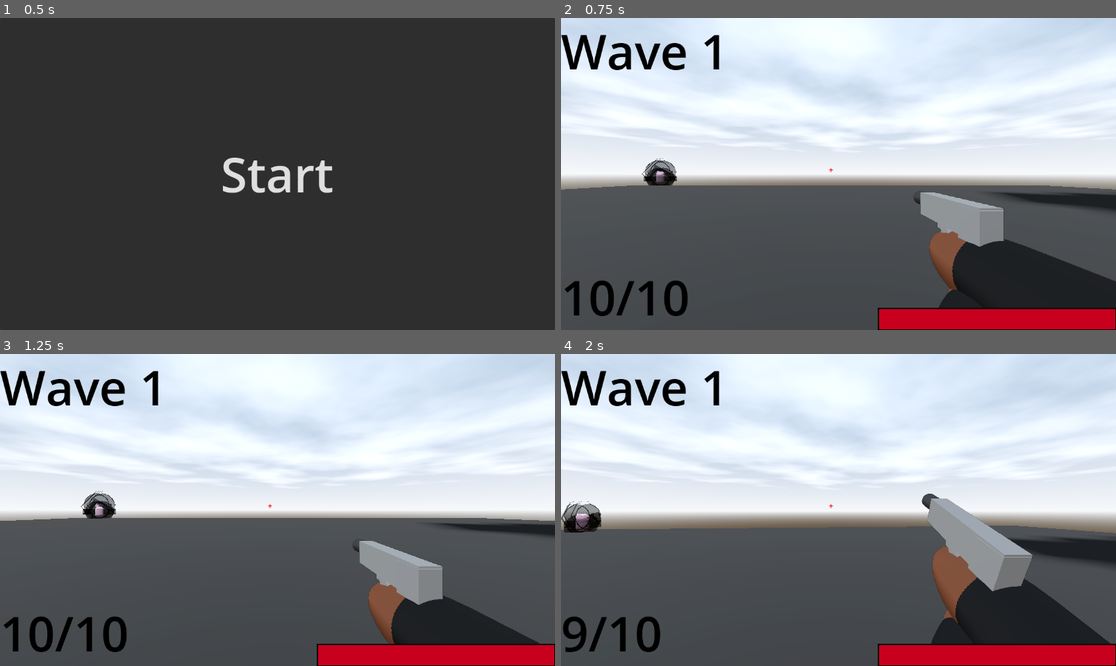
Above: before the commit, frames 1-4 (two rows, left to right).
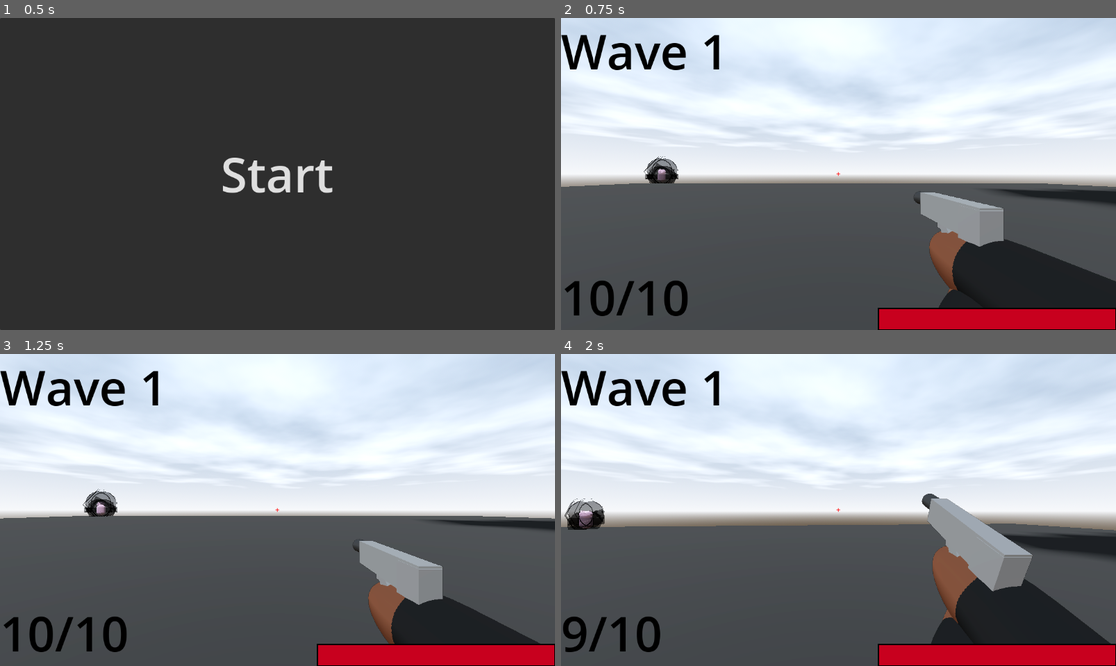
Above: after the commit, the same moments.

Repository: DylanFrenzy/The-Trials-and-Tribulations-of-Tim-Cheese
Game: Godot game, scene res://scenes/hud/start_screen.tscn
Two runs of this game, one before a commit and one after it. Both use one fixed random seed, a clock stepped at 60 frames per second and the inputs below.
Inputs (mouse positions are in pixels of both pictures, inside the frame that each line leads up to):
- Up to frame 1 (0.5 s): no input
- Up to frame 2 (0.75 s): click "Start" at 0.5 s
- Up to frame 3 (1.25 s): no input
- Up to frame 4 (2 s): move the mouse to (866, 510) at 1.27 s; press the mouse at (866, 510) at 1.28 s; hold W (move_forward) from 1.28 s (still down); tap Space (jump) at 1.52 s

Frame 1 is identical in both runs. In frame 2, 1.5% of the frame differs, in the area x 0-100%, y 44-63%; in frame 3, 1.5%; in frame 4, 1.6%, in the area x 0-100%, y 46-68%.

Commit message:
fixed misaligned crosshair

Diff:
--- a/3d-project/scenes/gun_cam.tscn
+++ b/3d-project/scenes/gun_cam.tscn
@@ -678,6 +678,10 @@
 transform = Transform3D(-3.61999e-06, 0, -1, 0, 1, 0, 1, 0, -3.61999e-06, 0, 0, 0)
 script = ExtResource("1_ktk0j")
 
+[node name="RayCast3D" type="RayCast3D" parent="."]
+transform = Transform3D(-3.61999e-07, 0, -0.1, 0, 0.1, 0, 0.1, 0, -3.61999e-07, 0, -0.014984, 0)
+target_position = Vector3(-1e+07, 0, 0)
+
 [node name="Node3D" parent="." instance=ExtResource("1_03c0v")]
 transform = Transform3D(-3.61999e-07, 0, -0.1, 0, 0.1, 0, 0.1, 0, -3.61999e-07, 0.204037, -0.0969836, -0.170399)
 
@@ -690,10 +694,6 @@
 &"": SubResource("AnimationLibrary_mk8an"),
 &"pistol": ExtResource("5_6r2yp")
 }
-
-[node name="RayCast3D" type="RayCast3D" parent="Node3D/Pistol"]
-transform = Transform3D(1, 0, 0, 0, 1, 0, 0, 0, 1, 1, 0.424, 1.95201)
-target_position = Vector3(-1e+07, 0, 0)
 
 [node name="AudioStreamPlayer3D" type="AudioStreamPlayer3D" parent="."]
 stream = ExtResource("4_utigt")
--- a/3d-project/scenes/hud/hud.tscn
+++ b/3d-project/scenes/hud/hud.tscn
@@ -66,6 +66,8 @@
 grow_horizontal = 2
 grow_vertical = 2
 text = "+"
+horizontal_alignment = 1
+vertical_alignment = 1
 
 [node name="Ammo" type="Label" parent="."]
 layout_mode = 1
--- a/3d-project/scenes/main.tscn
+++ b/3d-project/scenes/main.tscn
@@ -222,7 +222,6 @@
 shape = SubResource("BoxShape3D_a0tk4")
 
 [node name="Camera3D" type="Camera3D" parent="Player"]
-transform = Transform3D(1, 0, 0, 0, 1, 0, 0, 0, 1, -0.00545561, 0.302284, -0.307624)
 cull_mask = 1048573
 
 [node name="SubViewportContainer" type="SubViewportContainer" parent="Player/Camera3D"]
--- a/3d-project/scripts/pistol.gd
+++ b/3d-project/scripts/pistol.gd
@@ -7,7 +7,7 @@
 
 @onready var ani_player = $AnimationPlayer2;
 @onready var muzzle_flash = $muzzle_flash
-@onready var ray_caster = $RayCast3D;
+@onready var ray_caster = get_parent().get_parent().get_node("RayCast3D");
 @onready var ammo_display = get_tree().root.get_node("Node3D/hud/Ammo")
 var is_reloading := false
 
